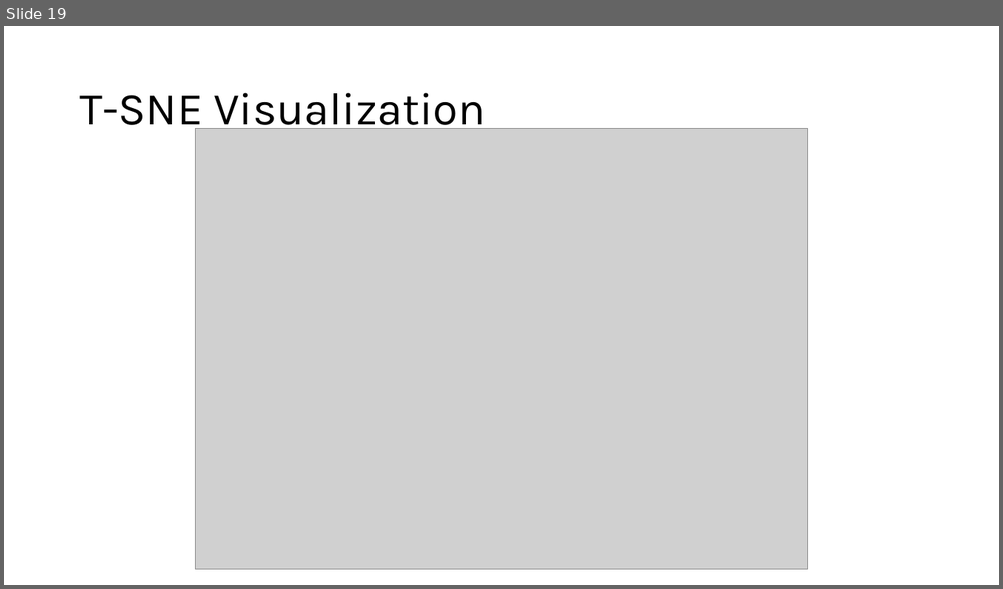
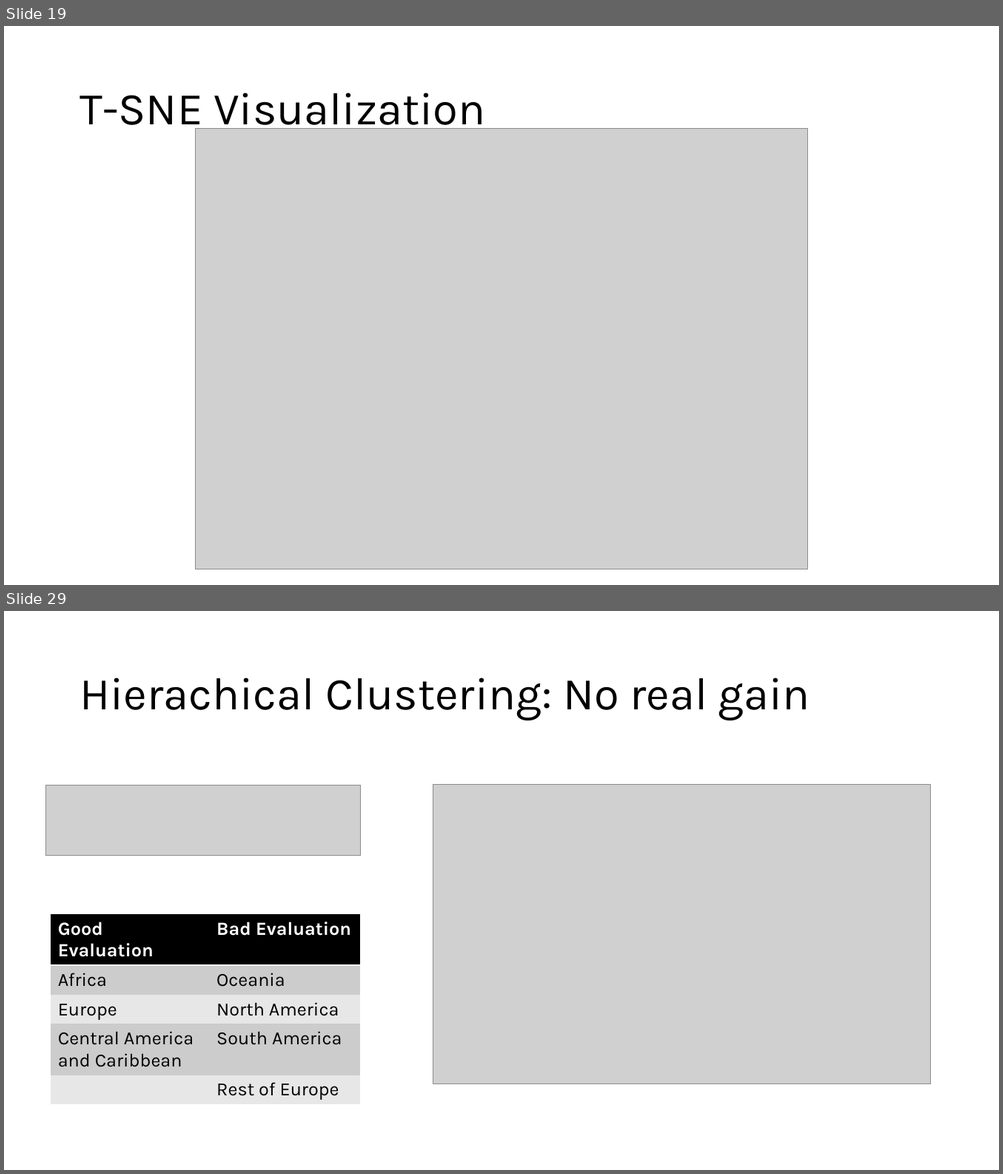
Before and after one commit to mimiep/DSML-LifeExp, a slide deck: FinalPresentation_LE.pptx. Shown one above the other, each under a label of ours: slide 19 before the commit, slides 19 and 29 after it; the slides between them are not shown. The pictures are 1003x589 and 1003x1174 pixels, drawn with LibreOffice and Linux fonts; fonts in the diff are those of the drawing; grey boxes stand for pictures. Boxes give left, top, right and bottom in pixels: in the first picture for what was removed or moved away, otherwise in the second. Text is boxed around its words. In the diff, an @@ line names an element or a change of style, - is before the commit and + after.

```diff
--- a/FinalPresentation_LE.pptx
+++ b/FinalPresentation_LE.pptx
@@ slide 29 added at [4,611,999,1170], background #FFFFFF @@
@@ title added at [79,678,810,721], 44 pt, text #000000 @@
+Hierachical Clustering: No real gain
@@ picture added at [45,785,361,856] @@
@@ picture added at [433,785,930,1084] @@
@@ table added at [51,914,361,1103], 5 rows, 2 columns @@
+Good Evaluation | Bad Evaluation
+Africa | Oceania
+Europe | North America
+Central America and Caribbean | South America
+ | Rest of Europe
```
Also in this commit, not shown: 2 slides changed, 9 other slides added, 3 slides removed.
